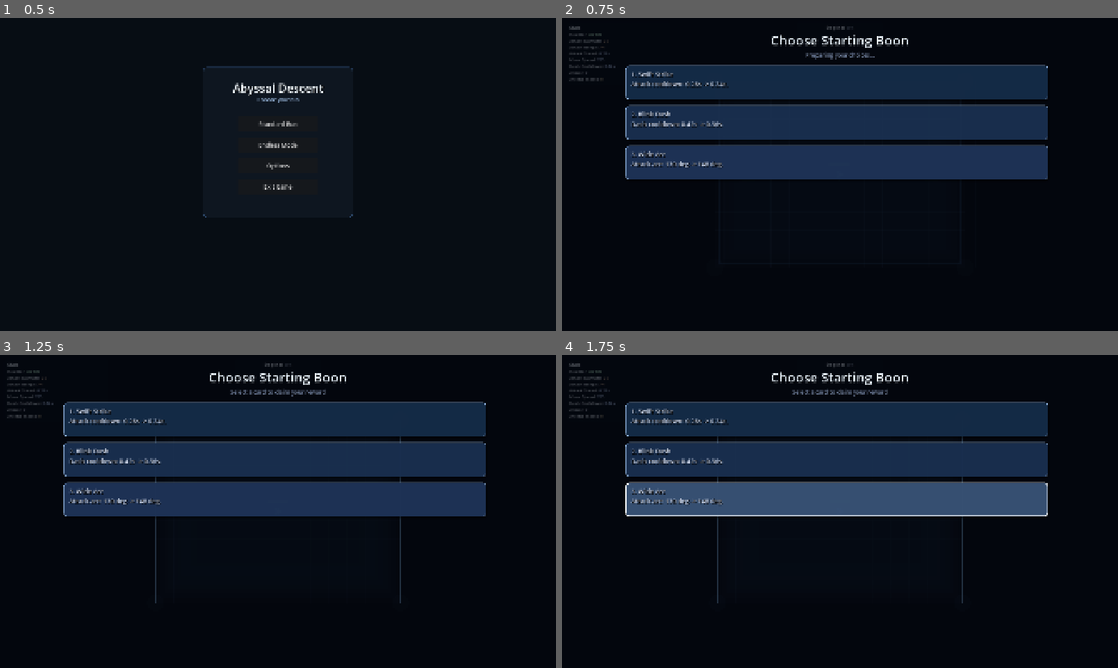
Above: before the commit, frames 1-4 (two rows, left to right).
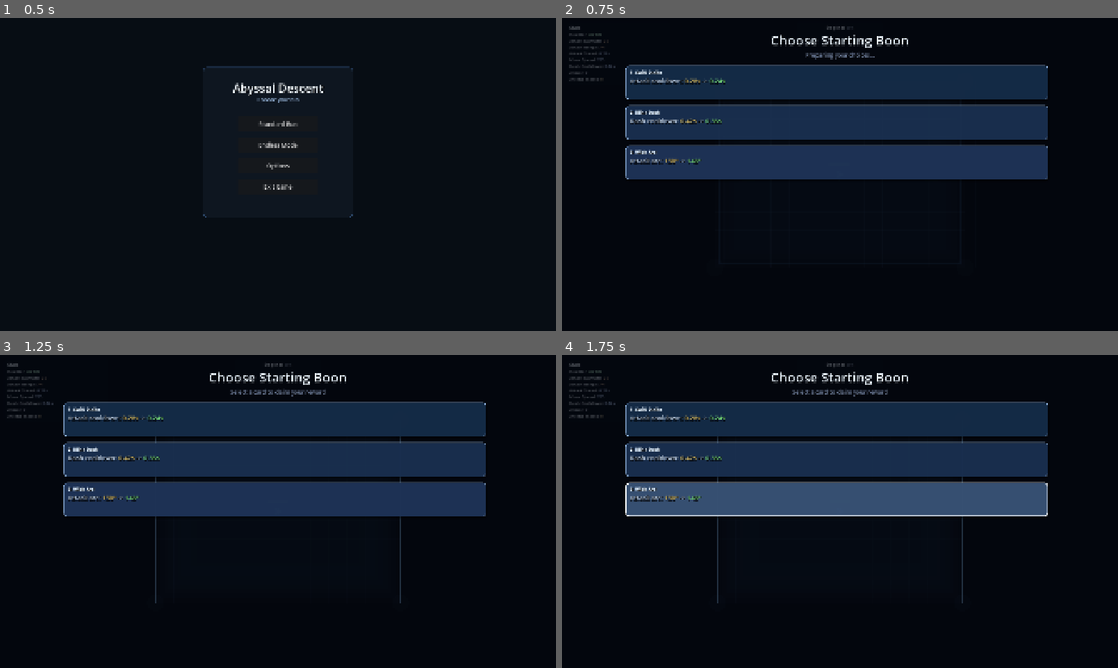
Above: after the commit, the same moments.

Repository: Excellund/AbyssalDescent
Game: Godot game, scene res://scenes/Menu.tscn
Two runs of this game, one before a commit and one after it. Both use one fixed random seed, a clock stepped at 60 frames per second and the inputs below. Sound files missing from this copy of the repository are replaced by a short silence.
Inputs (mouse positions are in pixels of both pictures, inside the frame that each line leads up to):
- Up to frame 1 (0.5 s): no input
- Up to frame 2 (0.75 s): click "Endless Mode" at 0.5 s
- Up to frame 3 (1.25 s): no input
- Up to frame 4 (1.75 s): tap Enter at 1.25 s; move the mouse to (962, 495) at 1.27 s; hold D (move_right) from 1.28 s (still down); tap Space (dash) at 1.35 s

Frame 1 is identical in both runs. In frame 2, 1.3% of the frame differs, in the area x 12-30%, y 16-48%; in frame 3, 1.3%; in frame 4, 1.3%.

Commit message:
Polish boon/arcana UI and descriptions

Diff:
--- a/scripts/encounter_profile_builder.gd
+++ b/scripts/encounter_profile_builder.gd
@@ -122,7 +122,7 @@
 	var trial_color: Color = trial_mutator.get("theme_color", Color(1.0, 0.32, 0.22, 0.96))
 	trial_color.a = 0.96
 	var trial_option: Dictionary = {
-		"label": "Arcana - %s" % trial_mutator_name,
+		"label": "Trial - %s" % trial_mutator_name,
 		"color": trial_color,
 		"kind": "encounter",
 		"icon": "trial",
--- a/scripts/reward_selection_ui.gd
+++ b/scripts/reward_selection_ui.gd
@@ -16,7 +16,7 @@
 var boon_title_label: Label
 var boon_subtitle_label: Label
 var boon_card_panels: Array[Panel] = []
-var boon_card_labels: Array[Label] = []
+var boon_card_labels: Array[RichTextLabel] = []
 var boon_card_stack_labels: Array[Label] = []
 var boon_card_rects: Array[Rect2] = []
 var boon_backdrop: ColorRect
@@ -143,9 +143,13 @@
 		panel.custom_minimum_size = Vector2(1460.0, 118.0)
 		boon_layer.add_child(panel)
 
-		var option_label := Label.new()
-		option_label.position = Vector2(18.0, 14.0)
-		option_label.add_theme_font_size_override("font_size", 22)
+		var option_label := RichTextLabel.new()
+		option_label.position = Vector2(14.0, 6.0)
+		option_label.custom_minimum_size = Vector2(1200.0, 106.0)
+		option_label.bbcode_enabled = true
+		option_label.scroll_active = false
+		option_label.fit_content = false
+		option_label.add_theme_font_size_override("normal_font_size", 22)
 		option_label.add_theme_color_override("font_shadow_color", Color(0.0, 0.0, 0.0, 0.85))
 		option_label.add_theme_constant_override("shadow_offset_x", 2)
 		option_label.add_theme_constant_override("shadow_offset_y", 2)
@@ -192,7 +196,11 @@
 	boon_layer.visible = true
 	boon_title_label.text = boon_title_text
 	if boon_subtitle_label != null:
-		boon_subtitle_label.text = "Revealing your options…"
+		var is_arcana := reward_selection_mode == "arcana_reward" or reward_selection_mode == "trial_reward"
+		if is_arcana and pending_initial_boon:
+			boon_subtitle_label.text = "Arcana are rare powers that permanently shape your run"
+		else:
+			boon_subtitle_label.text = "Revealing your options\u2026"
 
 	for i in range(boon_card_labels.size()):
 		var panel := boon_card_panels[i]
@@ -215,8 +223,8 @@
 		else:
 			stack_label.text = icon_line
 			stack_label.visible = true
-		label.text = "%d. %s\n%s" % [i + 1, boon["name"], boon["desc"]]
-		label.modulate = Color(0.82, 0.86, 0.94, 0.95)
+		label.text = "[b][color=#ddeeff]%d. %s[/color][/b]\n%s" % [i + 1, boon["name"], boon["desc"]]
+		label.modulate = Color(1.0, 1.0, 1.0, 0.95)
 
 	_update_boon_reveal_visuals()
 
@@ -301,11 +309,11 @@
 		var t := float(i) / maxf(1.0, float(maxi(1, boon_choice_count - 1)))
 		var base_color := Color(0.08, 0.17, 0.28, 0.96).lerp(Color(0.12, 0.2, 0.34, 0.96), t)
 		var border_color := Color(0.57, 0.71, 0.88, 0.86)
-		if reward_selection_mode == "trial_reward":
+		if reward_selection_mode == "arcana_reward" or reward_selection_mode == "trial_reward":
 			base_color = Color(0.16, 0.11, 0.08, 0.96).lerp(Color(0.22, 0.14, 0.09, 0.96), t)
 			border_color = Color(1.0, 0.72, 0.4, 0.84)
 		if i == hovered_index and boon_confirm_lock_time <= 0.0:
-			if reward_selection_mode == "trial_reward":
+			if reward_selection_mode == "arcana_reward" or reward_selection_mode == "trial_reward":
 				style.bg_color = Color(0.33, 0.2, 0.12, 0.97)
 				style.border_color = Color(1.0, 0.9, 0.72, 1.0)
 			else:
@@ -350,7 +358,16 @@
 		stack_label.modulate.a = eased
 
 	if boon_subtitle_label != null:
+		var is_arcana := reward_selection_mode == "arcana_reward" or reward_selection_mode == "trial_reward"
 		if boon_confirm_lock_time <= 0.0:
-			boon_subtitle_label.text = "Select a card to claim your reward"
+			if is_arcana and pending_initial_boon:
+				boon_subtitle_label.text = "Choose one — it will grow stronger every time you claim it"
+			elif is_arcana:
+				boon_subtitle_label.text = "Add another stack and push your stats further"
+			else:
+				boon_subtitle_label.text = "Select a card to claim your reward"
 		else:
-			boon_subtitle_label.text = "Preparing your choices…"
+			if is_arcana and pending_initial_boon:
+				boon_subtitle_label.text = "Arcana are rare powers that permanently shape your run"
+			else:
+				boon_subtitle_label.text = "Preparing your choices\u2026"
--- a/scripts/upgrade_system.gd
+++ b/scripts/upgrade_system.gd
@@ -210,84 +210,83 @@
 			var next_range_scale := 1.58 + 0.14 * float(next_stack)
 			var next_damage_ratio := 0.6 + 0.12 * float(next_stack)
 			if current_stack <= 0:
-				return "Unlocks Wind Slash: range x%.2f, damage %.0f%% of hit." % [next_range_scale, next_damage_ratio * 100.0]
-			return "Wind Slash: range x%.2f -> x%.2f, damage %.0f%% -> %.0f%%." % [maxf(1.58, next_range_scale - 0.14 …(95 unchanged characters)…
+				return "[color=#9ab8d8]Each swing fires a slicing projectile that travels through enemies at range.[/color]\n[color=#9ab8d8]Initial:[/color] range [color=#7de882]x%.2f[/color], damage [color=#7de882]%.0f%%[/color] of hit." % [next_range_scale, next_damage_ratio * 100.0]
+			return "[color=#c8daf0]Wind Slash:[/color] range [color=#e8c96a]x%.2f[/color] [color=#8899aa]->[/color] [color=#7de882]x%.2f[/color], damage [color=#e8c96a]%.0f%%[/color] [color=#8899aa]->[/color] [color=#7de882]%.0f%%[/color]." % [maxf(1.58, next_range_scale - 0.14 …(95 unchanged characters)…
 		"execution_edge":
 			var next_every := maxi(2, 4 - next_stack)
 			var next_mult := 2.2 + 0.45 * float(next_stack)
 			if current_stack <= 0:
-				return "Unlocks Execution: every %d swings for x%.2f damage." % [next_every, next_mult]
+				return "[color=#9ab8d8]Every few swings builds to a devastating strike that deals massive bonus damage.[/color]\n[color=#9ab8d8]Initial:[/color] every [color=#7de882]%d[/color] swings for [color=#7de882]x%.2f[/color] damage." % [next_every, next_mult]
 			var cur_every := maxi(2, 4 - maxi(0, next_stack - 1))
 			var cur_mult := 2.2 + 0.45 * float(maxi(0, next_stack - 1))
-			return "Execution: every %d -> %d swings, damage x%.2f -> x%.2f." % [cur_every, next_every, cur_mult, next_mult]
+			return "[color=#c8daf0]Execution:[/color] every [color=#e8c96a]%d[/color] [color=#8899aa]->[/color] [color=#7de882]%d[/color] swings, damage [color=#e8c96a]x%.2f[/color] [color=#8899aa]->[/color] [color=#7de882]x%.2f[/color]." % [cur_every, next_every, cur_mult, next_mult]
 		"rupture_wave":
 			var next_radius := 72.0 + 10.0 * float(next_stack)
 			var next_ratio := 0.34 + 0.1 * float(next_stack)
 			if current_stack <= 0:
-				return "Unlocks Rupture: radius %.0f, damage %.0f%% of hit." % [next_radius, next_ratio * 100.0]
+				return "[color=#9ab8d8]Your hits send a shockwave rippling outward, damaging all nearby enemies.[/color]\n[color=#9ab8d8]Initial:[/color] radius [color=#7de882]%.0f[/color], damage [color=#7de882]%.0f%%[/color] of hit." % [next_radius, next_ratio * 100.0]
 			var cur_radius := 72.0 + 10.0 * float(maxi(0, next_stack - 1))
 			var cur_ratio := 0.34 + 0.1 * float(maxi(0, next_stack - 1))
-			return "Rupture: radius %.0f -> %.0f, damage %.0f%% -> %.0f%%." % [cur_radius, next_radius, cur_ratio * 100.0, next_ratio * 100.0]
+			return "[color=#c8daf0]Rupture:[/color] radius [color=#e8c96a]%.0f[/color] [color=#8899aa]->[/color] [color=#7de882]%.0f[/color], damage [color=#e8c96a]%.0f%%[/color] [color=#8899aa]->[/color] [color=#7de882]%.0f%%[/color]." % [cur_radius, next_radius, cur_ratio * 100.0, next_ratio * 100.0]
 		"phantom_step":
 			var next_damage := 8 + next_stack * 4
 			var next_slow := 0.6 + float(next_stack) * 0.15
 			if current_stack <= 0:
-				return "Unlocks Phantom Step: dash-through hit %d, slow %.2fs." % [next_damage, next_slow]
+				return "[color=#9ab8d8]Dashing through enemies deals damage and leaves them slowed in your wake.[/color]\n[color=#9ab8d8]Initial:[/color] hit damage [color=#7de882]%d[/color], slow for [color=#7de882]%.2fs[/color]." % [next_damage, next_slow]
 			var cur_damage := 8 + maxi(0, next_stack - 1) * 4
 			var cur_slow := 0.6 + float(maxi(0, next_stack - 1)) * 0.15
-			return "Phantom Step: damage %d -> %d, slow %.2fs -> %.2fs." % [cur_damage, next_damage, cur_slow, next_slow]
+			return "[color=#c8daf0]Phantom Step:[/color] damage [color=#e8c96a]%d[/color] [color=#8899aa]->[/color] [color=#7de882]%d[/color], slow [color=#e8c96a]%.2fs[/color] [color=#8899aa]->[/color] [color=#7de882]%.2fs[/color]." % [cur_damage, next_damage, cur_slow, next_slow]
 		"void_dash":
 			var next_range := 1.36 + float(next_stack) * 0.12
 			var next_cd_cut := float(next_stack) * 0.06
 			if current_stack <= 0:
-				return "Unlocks Void Dash: range x%.2f, kill cooldown cut %.2fs." % [next_range, next_cd_cut]
+				return "[color=#9ab8d8]Extends your dash range and cuts cooldown on every kill, rewarding aggressive play.[/color]\n[color=#9ab8d8]Initial:[/color] range [color=#7de882]x%.2f[/color], kill cooldown cut [color=#7de882]%.2fs[/color]." % [next_range, next_cd_cut]
 			var cur_range := 1.36 + float(maxi(0, next_stack - 1)) * 0.12
 			var cur_cd_cut := float(maxi(0, next_stack - 1)) * 0.06
-			return "Void Dash: range x%.2f -> x%.2f, kill cooldown cut %.2fs -> %.2fs." % [cur_range, next_range, cur_cd_cut, next_cd_cut]
+			return "[color=#c8daf0]Void Dash:[/color] range [color=#e8c96a]x%.2f[/color] [color=#8899aa]->[/color] [color=#7de882]x%.2f[/color], kill cut [color=#e8c96a]%.2fs[/color] [color=#8899aa]->[/color] [color=#7de882]%.2fs[/color]." % [cur_range, next_range, cur_cd_cut, next_cd_cut]
 		"static_wake":
 			var next_damage := 6 + next_stack * 3
 			var next_lifetime := 1.2 + float(next_stack) * 0.25
 			if current_stack <= 0:
-				return "Unlocks Static Wake: trail tick %d, lifetime %.2fs." % [next_damage, next_lifetime]
+				return "[color=#9ab8d8]Leaves an electrified trail as you move that shocks any enemy who steps into it.[/color]\n[color=#9ab8d8]Initial:[/color] trail tick [color=#7de882]%d[/color] damage, lasts [color=#7de882]%.2fs[/color]." % [next_damage, next_lifetime]
 			var cur_damage := 6 + maxi(0, next_stack - 1) * 3
 			var cur_lifetime := 1.2 + float(maxi(0, next_stack - 1)) * 0.25
-			return "Static Wake: tick %d -> %d, trail %.2fs -> %.2fs." % [cur_damage, next_damage, cur_lifetime, next_lifetime]
+			return "[color=#c8daf0]Static Wake:[/color] tick [color=#e8c96a]%d[/color] [color=#8899aa]->[/color] [color=#7de882]%d[/color], trail [color=#e8c96a]%.2fs[/color] [color=#8899aa]->[/color] [color=#7de882]%.2fs[/color]." % [cur_damage, next_damage, cur_lifetime, next_lifetime]
 		_:
-			return "Enhances this power."
+			return "[color=#9ab8d8]Enhances this power.[/color]"
 
 
 func get_upgrade_card_description(upgrade_id: String) -> String:
 	if not is_instance_valid(player_reference):
-		return "Upgrade your stats."
+		return "[color=#c8daf0]Upgrade your stats.[/color]"
 	var id := upgrade_id.strip_edges().to_lower()
 	match id:
 		"swift_strike":
 			var cur_cd := float(player_reference.get("attack_cooldown"))
 			var next_cd := maxf(0.08, cur_cd * 0.86)
-			return "Attack cooldown: %.2fs -> %.2fs." % [cur_cd, next_cd]
+			return "[color=#c8daf0]Attack cooldown:[/color] [color=#e8c96a]%.2fs[/color] [color=#8899aa]->[/color] [color=#7de882]%.2fs[/color]" % [cur_cd, next_cd]
 		"heavy_blow":
 			var cur_dmg := int(player_reference.get("attack_damage"))
-			return "Attack damage: %d -> %d." % [cur_dmg, cur_dmg + 8]
+			return "[color=#c8daf0]Attack damage:[/color] [color=#e8c96a]%d[/color] [color=#8899aa]->[/color] [color=#7de882]%d[/color]" % [cur_dmg, cur_dmg + 8]
 		"wide_arc":
 			var cur_arc := float(player_reference.get("attack_arc_degrees"))
 			var next_arc := clampf(cur_arc + 18.0, 60.0, 240.0)
-			return "Attack arc: %.0f deg -> %.0f deg." % [cur_arc, next_arc]
+			return "[color=#c8daf0]Attack arc:[/color] [color=#e8c96a]%.0f°[/color] [color=#8899aa]->[/color] [color=#7de882]%.0f°[/color]" % [cur_arc, next_arc]
 		"long_reach":
 			var cur_range := float(player_reference.get("attack_range"))
-			return "Attack range: %.0f -> %.0f." % [cur_range, cur_range + 14.0]
+			return "[color=#c8daf0]Attack range:[/color] [color=#e8c96a]%.0f[/color] [color=#8899aa]->[/color] [color=#7de882]%.0f[/color]" % [cur_range, cur_range + 14.0]
 		"fleet_foot":
 			var cur_speed := float(player_reference.get("max_speed"))
-			return "Move speed: %.0f -> %.0f." % [cur_speed, cur_speed + 18.0]
+			return "[color=#c8daf0]Move speed:[/color] [color=#e8c96a]%.0f[/color] [color=#8899aa]->[/color] [color=#7de882]%.0f[/color]" % [cur_speed, cur_speed + 18.0]
 		"blink_dash":
 			var cur_dash_cd := float(player_reference.get("dash_cooldown"))
 			var next_dash_cd := maxf(0.18, cur_dash_cd * 0.85)
-			return "Dash cooldown: %.2fs -> %.2fs." % [cur_dash_cd, next_dash_cd]
+			return "[color=#c8daf0]Dash cooldown:[/color] [color=#e8c96a]%.2fs[/color] [color=#8899aa]->[/color] [color=#7de882]%.2fs[/color]" % [cur_dash_cd, next_dash_cd]
 		"iron_skin":
 			var cur_armor := int(player_reference.get("iron_skin_armor"))
-			var cur_stacks := int(player_reference.get("iron_skin_stacks"))
-			return "Armor: %d -> %d  (Stacks %d/3 -> %d/3)." % [cur_armor, cur_armor + 3, cur_stacks, mini(3, cur_stacks + 1)]
+			return "[color=#c8daf0]Armor:[/color] [color=#e8c96a]%d[/color] [color=#8899aa]->[/color] [color=#7de882]%d[/color]" % [cur_armor, cur_armor + 3]
 		_:
-			return "Upgrade your stats."
+			return "[color=#c8daf0]Upgrade your stats.[/color]"
 
 
 ## Get all power IDs the player currently has
--- a/scripts/world_generator.gd
+++ b/scripts/world_generator.gd
@@ -374,7 +374,8 @@
 		_open_boon_selection("Choose Boon Reward", false, "boon")
 		return
 	if reward_mode == "arcana_reward" or reward_mode == "trial_reward":
-		_open_boon_selection("Choose Arcana", false, "arcana_reward")
+		var is_first_arcana := arcana_rewards_taken.is_empty()
+		_open_boon_selection("Choose Arcana", is_first_arcana, "arcana_reward")
 		return
 	if bool(outcome.get("spawn_doors", false)):
 		_spawn_door_options()
